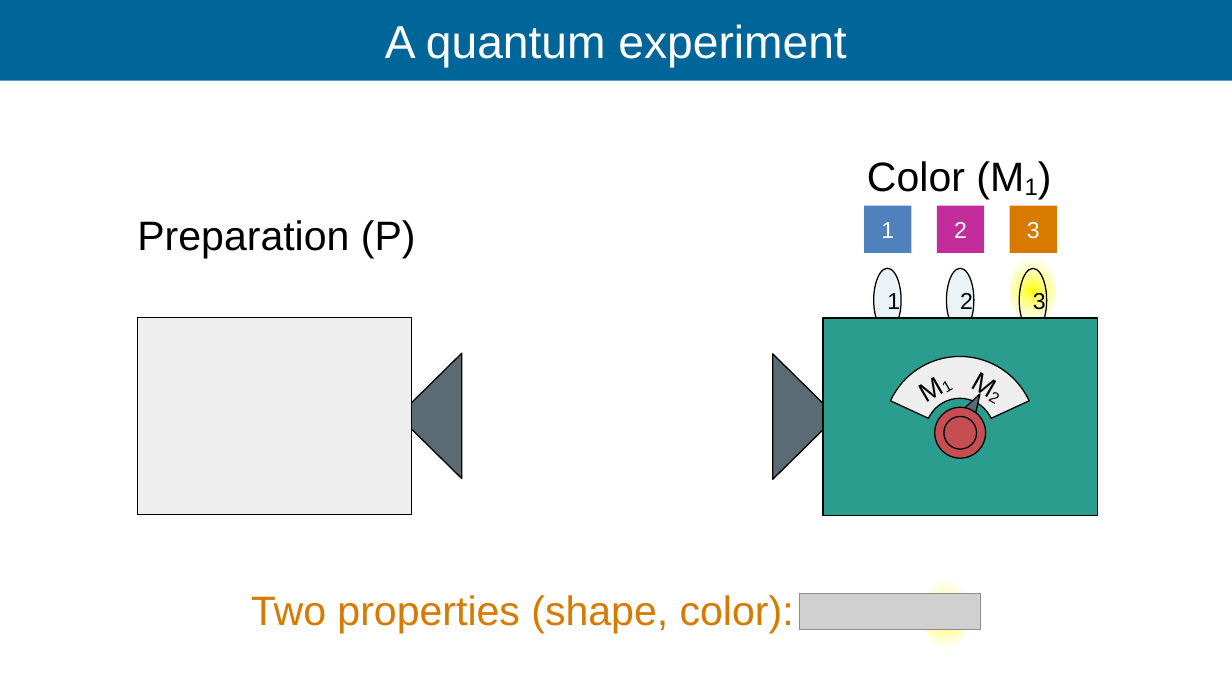
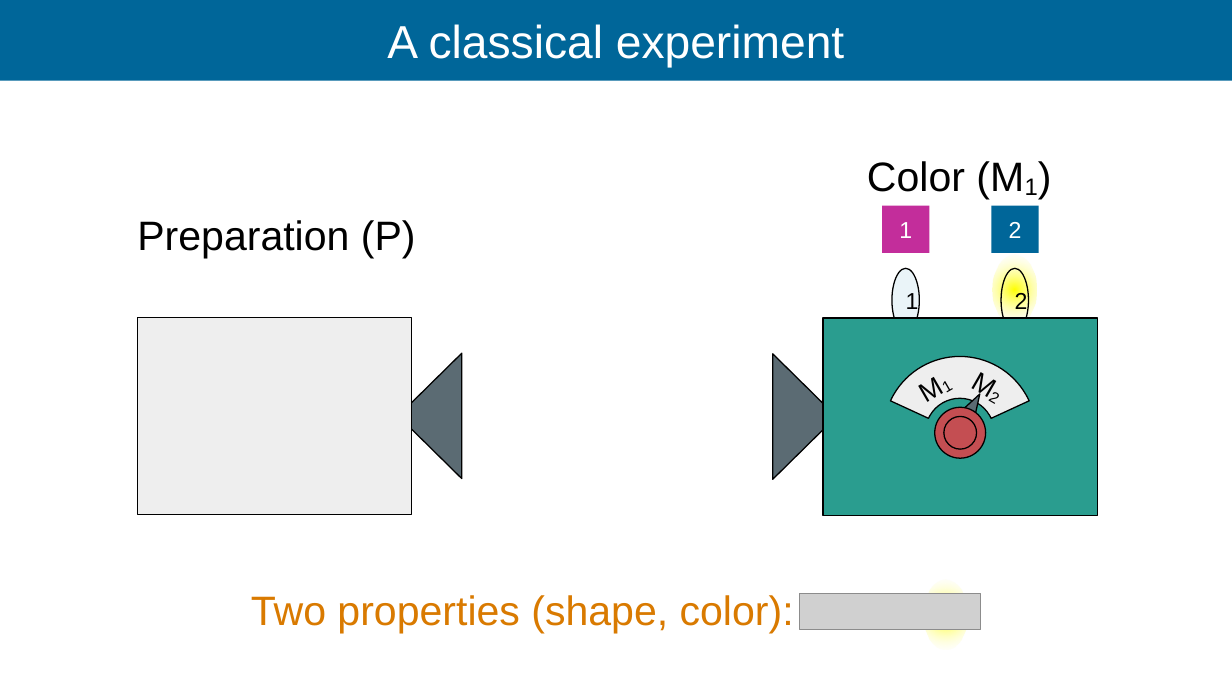
Before and after one commit to Ismaele-vincent/PhD, a slide deck: slide 28 of 2026/Talks/ILL Seminar/ILL seminar 2026 ver2.odp (slide 49 before the commit). Drawn at 1232x693 pixels with LibreOffice and Linux fonts; fonts in the diff are those of the drawing; grey boxes stand for pictures; background and template pictures are left out. Boxes give left, top, right and bottom in pixels: in the first picture for what was removed or moved away, otherwise in the second. Text is boxed around its words. In the diff, an @@ line names an element or a change of style, - is before the commit and + after.

```diff
--- a/2026/Talks/ILL Seminar/ILL seminar 2026 ver2.odp
+++ b/2026/Talks/ILL Seminar/ILL seminar 2026 ver2.odp
@@ title at bbox=[387, 24, 844, 68]: text changed @@
-A quantum experiment
+A classical experiment
@@ rectangle "1": place and size @@
-rectangle "1" at bbox=[864, 206, 911, 253]
+rectangle "1" at bbox=[882, 206, 929, 253]
@@ rectangle "1" at bbox=[882, 206, 929, 253]: fill #4F81BD to #C32D9B @@
@@ rectangle "2": place and size @@
-rectangle "2" at bbox=[936, 206, 984, 253]
+rectangle "2" at bbox=[991, 206, 1038, 253]
@@ rectangle "2" at bbox=[991, 206, 1038, 253]: fill #C32D9B to #006699 @@
@@ rectangle removed at bbox=[1009, 206, 1057, 253] @@
-3
@@ ellipse "1": place and size @@
-ellipse "1" at bbox=[874, 268, 901, 332]
+ellipse "1" at bbox=[892, 268, 920, 332]
@@ ellipse: place and size @@
-ellipse at bbox=[1010, 256, 1055, 326]
+ellipse at bbox=[992, 255, 1036, 325]
@@ ellipse "2": place and size @@
-ellipse "2" at bbox=[947, 268, 974, 332]
+ellipse "2" at bbox=[1001, 269, 1029, 332]
@@ ellipse "2" at bbox=[1001, 269, 1029, 332]: fill #EAF4F8 to none @@
@@ ellipse removed at bbox=[1019, 269, 1046, 332] @@
-3
```
Also in this commit, not shown: 14 other slides changed, 7 slides added, 56 slides removed, 19 other files.
